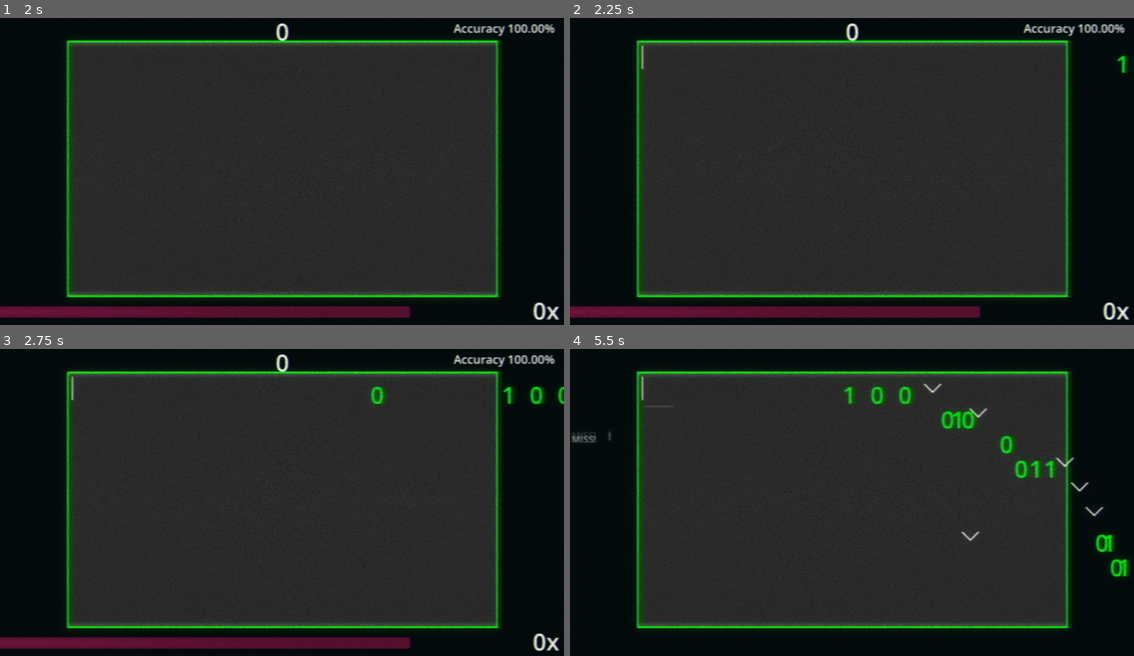
Above: before the commit, frames 1-4 (two rows, left to right).
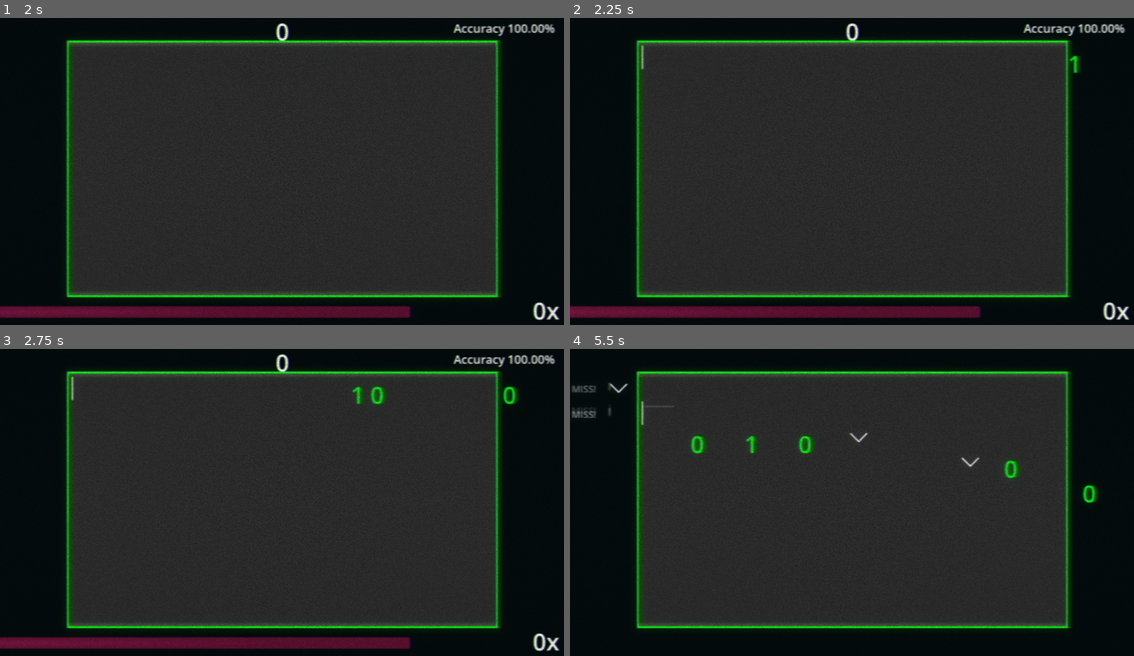
Above: after the commit, the same moments.

Repository: joeljanzen/Bitstreamer
Game: Godot game, scene res://Scenes/level.tscn
The game is run twice, just before and just after one commit, with the same random seed, the same clock (stepped at 60 frames per second) and the same inputs.
Inputs:
- Up to frame 1 (2 s): tap Enter (enter) at 0.5, 1.55 s; tap 0 (0 bit) at 0.6 s; tap 1 (1 bit) at 0.8, 1.35 s; tap Space at 1.25 s
- Up to frame 2 (2.25 s): tap Enter (enter) at 2, 2.1 s
- Up to frame 3 (2.75 s): tap W (spawn 0 bit) at 2.3 s
- Up to frame 4 (5.5 s): tap W (spawn 0 bit) at 2.85 s; tap Q (spawn 1 bit) at 3.05, 3.6 s; tap E (spawn enter) at 3.8, 5.1 s; tap Escape (pause) at 4.15 s; click "Resume" at 4.25 s; tap Tab (toggle level UI) at 5.3 s

Frame 1 is identical in both runs. In frame 2, 0.2% of the frame differs, in the area x 88-100%, y 12-18%; in frame 3, 0.4%; in frame 4, 3.0%, in the area x 0-100%, y 8-75%.
Error before the commit: Trying to assign invalid previously freed instance. (res://Scripts/Gameplay/play_area.gd:128)
Error after the commit: Trying to assign invalid previously freed instance. (res://Scripts/Gameplay/play_area.gd:148)

Commit message:
Win screen trigger
Still instantiates the crash scene atm

Diff:
--- a/Scripts/Gameplay/level.gd
+++ b/Scripts/Gameplay/level.gd
@@ -18,6 +18,9 @@
 
 ## The game has been failed.
 var failed := false
+
+## The game has been completed.
+var completed := false
 
 # Level information (all loaded from the level's file).
 ## The name of the level.
@@ -43,6 +46,7 @@
 ## Connect to the failed signal.
 func _ready() -> void:
 	Signals.failed.connect(_failed)
+	_play_area.no_bits_left.connect(_completed)
 	_levelUI.set_UI_visible(GameSettings.level_UI_enabled)
 
 	if load_level("tutorial_example"):
@@ -65,9 +69,9 @@
 	if event.is_action_pressed("pause"):
 		if paused:
 			_resumed()
-		elif not failed:
+		elif !failed and !completed:
 			_paused()
-	elif event.is_action_pressed("toggle level UI") and !paused and !failed:
+	elif event.is_action_pressed("toggle level UI") and !paused and !failed and !completed:
 		if _levelUI.UI_is_visible():
 			_levelUI.hide_UI()
 		else:
@@ -223,6 +227,10 @@
 		#print("sending bit of type %d" % bit)
 		_play_area.send_bit(bit, bit_speed, damage)
 
+	# Tell _play_area that all bits are sent, then wait for the final bit to be
+	# clicked/missed (the no_bits_left signal will be emitted)
+	_play_area.last_bits_sent()
+
 
 ## The level has been unpaused.
 func _resumed() -> void:
@@ -236,6 +244,23 @@
 	# Disable background blur.
 	_environment.environment.glow_blend_mode = Environment.GLOW_BLEND_MODE_SCREEN
 	_environment.environment.glow_bloom = GameSettings.bloom_strength
+
+
+## The level has been paused.
+func _paused() -> void:
+	paused = true
+	_delay_timer.set_paused(true)
+
+	_levelUI.hide_UI()
+	_play_area.process_mode = Node.PROCESS_MODE_DISABLED
+
+	_pause_instance = _pause_screen.instantiate()
+	_pause_instance.resumed.connect(_resumed)
+	add_child(_pause_instance)
+
+	# Enable background blur.
+	_environment.environment.glow_blend_mode = Environment.GLOW_BLEND_MODE_REPLACE
+	_environment.environment.glow_bloom = PAUSE_BLUR_STRENGTH
 
 
 ## The level has been failed.
@@ -249,18 +274,13 @@
 	add_child(crash_screen)
 
 
-## The level has been paused.
-func _paused() -> void:
-	paused = true
-	_delay_timer.set_paused(true)
-
-	_levelUI.hide_UI()
+## The level has been completed.
+func _completed() -> void:
+	completed = true
+	_delay_timer.stop()
 	_play_area.process_mode = Node.PROCESS_MODE_DISABLED
 
-	_pause_instance = _pause_screen.instantiate()
-	_pause_instance.resumed.connect(_resumed)
-	add_child(_pause_instance)
-
-	# Enable background blur.
-	_environment.environment.glow_blend_mode = Environment.GLOW_BLEND_MODE_REPLACE
-	_environment.environment.glow_bloom = PAUSE_BLUR_STRENGTH
+	## MAYBE ACTUALLY INSTANTIATE A WIN SCREEN WHEN THAT EXISTS
+	var crash_screen: GameCrashUI = _crash_screen.instantiate()
+	crash_screen.connect_stats(_levelUI)
+	add_child(crash_screen)
--- a/Scripts/Gameplay/play_area.gd
+++ b/Scripts/Gameplay/play_area.gd
@@ -16,20 +16,23 @@
 ## clearing the bit_label.
 const MAX_LINE_NUM := 10
 
+## All bits have been clicked or missed.
+signal no_bits_left
+
 ## The stack of bits currently on screen (commonly referred to as the "stream").
-var bitstream = []
-
-## The speed the cursor blinks while idle.
-var flicker_speed := 4
+var _bitstream = []
 
 ## How far the cursor moves to change lines (in pixels).
-var _line_height := 84
+var _line_height: int = 84
 
 ## The current line number.
-var _line_num := 1
+var _line_num: int = 1
 
 ## The starting y position of the cursor.
 var _starting_cursor_y
+
+## The last bits have been sent, prepare to send the no_bits_left signal.
+var _last_bits_sent := false
 
 # Aesthetic variables.
 ## The colour displayed for correctly entered bits.
@@ -71,6 +74,10 @@
 	if Input.is_action_just_released("0 bit") or Input.is_action_just_released("1 bit"):
 		_cursor.play("flicker")
 
+	# Signals that the level has been completed.
+	if _last_bits_sent and _bitstream.is_empty():
+		no_bits_left.emit()
+
 	# DEBUG!
 	if Input.is_action_just_pressed("spawn 0 bit"):
 		send_bit(Bit.Type.ZERO, DEBUG_BIT_SPEED, DEBUG_BIT_DAMAGE)
@@ -80,17 +87,23 @@
 		send_bit(Bit.Type.ENTER, DEBUG_BIT_SPEED, 0)
 
 
+## Set the speed the cursor flickers, based on a BPM.
+func set_cursor_flicker_speed(bpm: float) -> void:
+	var FPS = bpm / 60.0
+	print("should be flickering at %f FPS" % FPS)
+	_cursor.play("flicker")
+	_cursor.get_sprite_frames().set_animation_speed("flicker", FPS)
+
+
 ## Send a bit down the current line.
 func send_bit(value: Bit.Type, speed: int, damage: int):
-
-
 	var new_bit: Bit = _bit.instantiate()
 	# Calculate y value based on the current line number offset from where the
 	# cursor started.
 	var y_value = _starting_cursor_y + (_line_height * (_line_num - 1))
 	add_child(new_bit)
 	new_bit.create(value, y_value, _cursor.global_position.x, speed, damage)
-	bitstream.push_back(new_bit)
+	_bitstream.push_back(new_bit)
 
 	# Increase line number for next bit when an enter is sent:
 	if value == Bit.Type.ENTER:
@@ -100,16 +113,23 @@
 			_line_num = 1
 
 
+## Notify the play area that the last bits have been sent.
+## It will then emit its no_bits_left signal once there are no more bits
+## on the screen.
+func last_bits_sent() -> void:
+	_last_bits_sent = true
+
+
 ## Try to click the next bit in the stream.
 ## Returns true if the click worked.
 func _click_bit(value: Bit.Type) -> bool:
-	if !bitstream.is_empty():
-		var curr_bit: Bit = bitstream[0]
+	if !_bitstream.is_empty():
+		var curr_bit: Bit = _bitstream[0]
 
 		if curr_bit.click(value): # if this isn't true, bit is not clickable
 			var correct_click = curr_bit.get_value() == value
 			if correct_click: # will be popped off in the missed_bit func otherwise
-				bitstream.pop_front()
+				_bitstream.pop_front()
 
 			match value:
 				Bit.Type.ZERO:
@@ -124,8 +144,8 @@
 
 ## Missed a bit, so remove from the stream.
 func _missed_bit(_damage, _click_quality):
-	if !bitstream.is_empty():
-		var missed: Bit = bitstream.pop_front()
+	if !_bitstream.is_empty():
+		var missed: Bit = _bitstream.pop_front()
 
 		match missed.get_value():
 			Bit.Type.ZERO:
Not shown, changed: Levels/tutorial_example.txt
